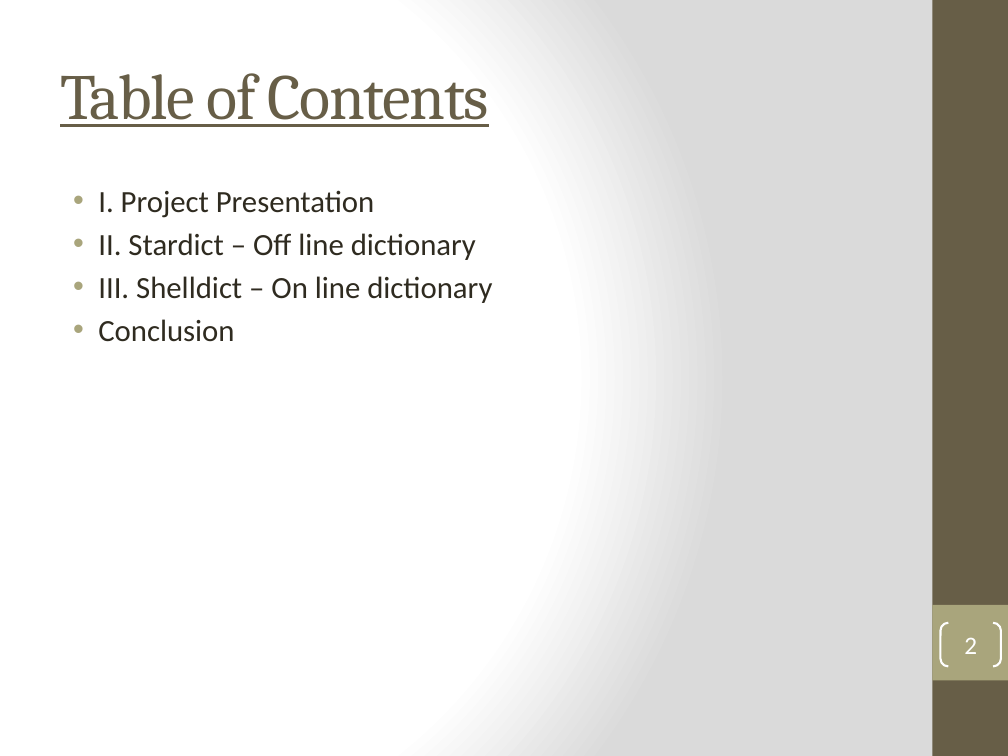
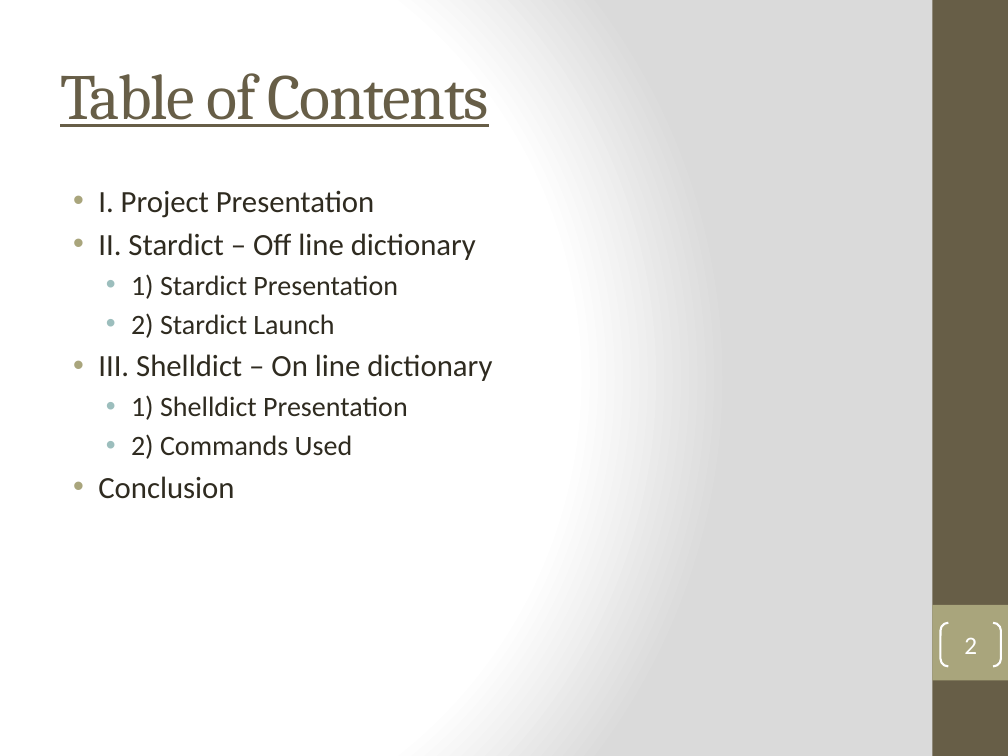
Before and after one commit to kiago/isepse2014, a slide deck: slide 2 of projects/dictionary/Project_Presentation.pptx. Drawn at 1008x756 pixels with LibreOffice and Linux fonts; fonts in the diff are those of the drawing. Boxes give left, top, right and bottom in pixels: in the first picture for what was removed or moved away, otherwise in the second. Text is boxed around its words. In the diff, an @@ line names an element or a change of style, - is before the commit and + after.

```diff
--- a/projects/dictionary/Project_Presentation.pptx
+++ b/projects/dictionary/Project_Presentation.pptx
@@ text at (x1=131, y1=274, x2=398, y2=338): paragraphs added @@
+  • 1) Stardict Presentation
+  • 2) Stardict Launch
@@ text at (x1=131, y1=395, x2=408, y2=459): paragraphs added @@
+  • 1) Shelldict Presentation
+  • 2) Commands Used
```
Also in this commit, not shown: 4 other slides changed, 5 slides added.
